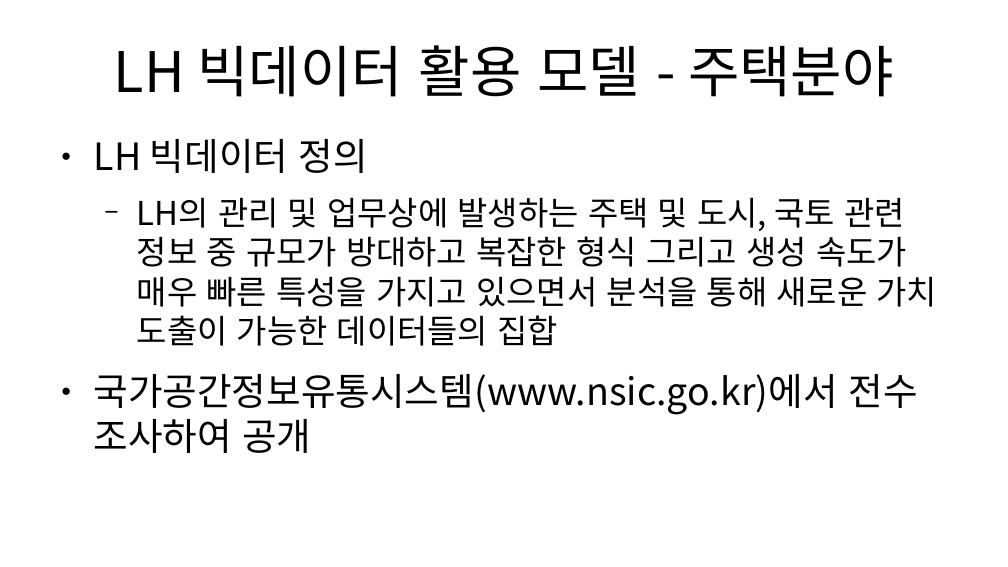
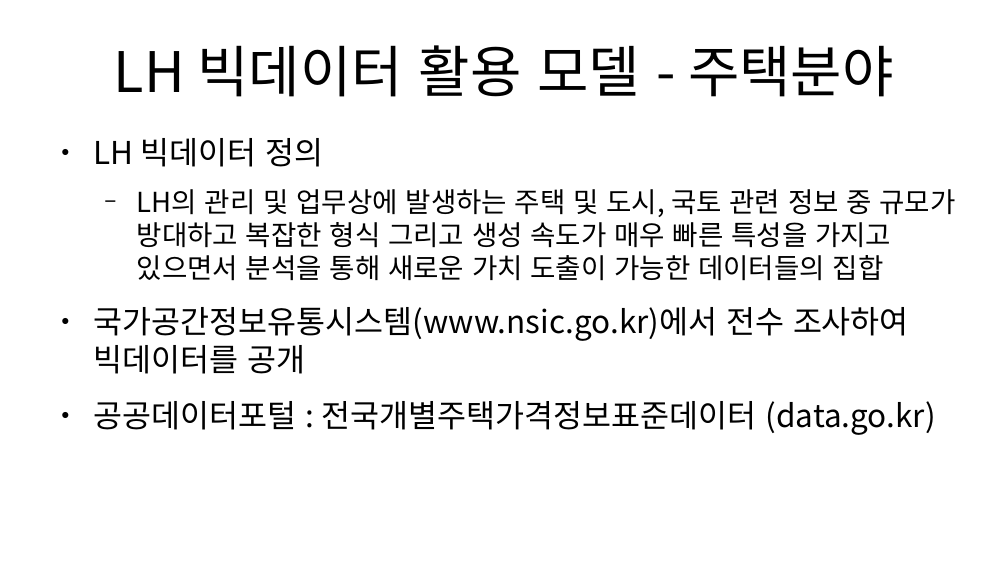
Before and after one commit to lapass50025/odp, a slide deck: slide 6 of 빅데이터를활용한스마트도시관리.odp. Drawn at 1008x567 pixels with LibreOffice and Linux fonts; fonts in the diff are those of the drawing. Boxes give left, top, right and bottom in pixels: in the first picture for what was removed or moved away, otherwise in the second. Text is boxed around its words. In the diff, an @@ line names an element or a change of style, - is before the commit and + after.

```diff
--- a/빅데이터를활용한스마트도시관리.odp
+++ b/빅데이터를활용한스마트도시관리.odp
@@ text at bbox=[94, 138, 956, 281]: size 29.6 to 24.8 pt in "LH 빅데이터 정의"; size 25.9 to 21.7 pt in "LH의 관리 및 업무상에 발생하는 주택 및 ..." @@
@@ text at bbox=[94, 307, 936, 435]: text changed; size 29.6 to 24.8 pt @@
-● 국가공간정보유통시스템(www.nsic.go.kr)에서 전수 조사하여 공개
+● 국가공간정보유통시스템(www.nsic.go.kr)에서 전수 조사하여 빅데이터를 공개
+● 공공데이터포털 : 전국개별주택가격정보표준데이터 (data.go.kr)
```
Also in this commit, not shown: 3 other slides changed.
